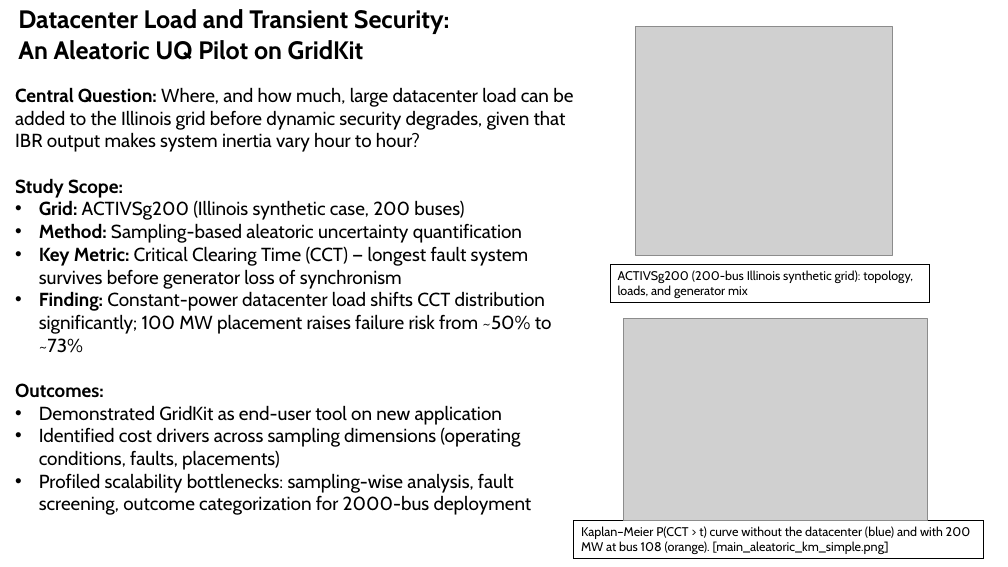
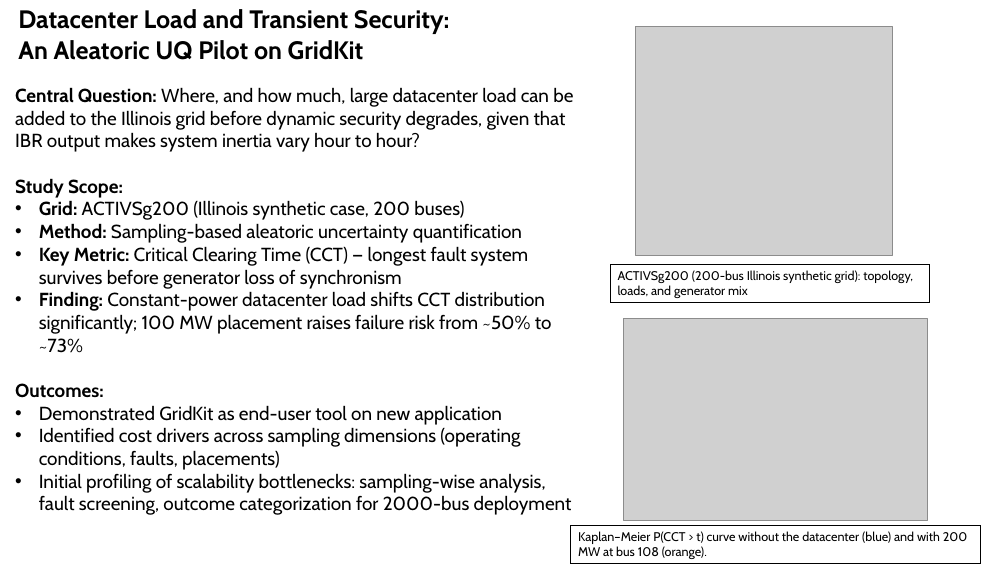
Before and after one commit to ORNL/GridKit, a slide deck: slide 1 of uq-usecase/work-notes/tex-report/slides.pptx. Drawn at 1008x567 pixels with LibreOffice and Linux fonts; fonts in the diff are those of the drawing; grey boxes stand for pictures. Boxes give left, top, right and bottom in pixels: in the first picture for what was removed or moved away, otherwise in the second. Text is boxed around its words. In the diff, an @@ line names an element or a change of style, - is before the commit and + after.

```diff
--- a/uq-usecase/work-notes/tex-report/slides.pptx
+++ b/uq-usecase/work-notes/tex-report/slides.pptx
@@ text at [39, 473, 572, 515]: text changed @@
-• Profiled scalability bottlenecks: sampling-wise analysis, fault screening, outcome categorization for 2000-bus deployment
+• Initial profiling of scalability bottlenecks: sampling-wise analysis, fault screening, outcome categorization for 2000-bus deployment
@@ rectangle "Kaplan–Meier P(CCT > t) curve ...": place and size @@
-rectangle "Kaplan–Meier P(CCT > t) curve ..." at [574, 521, 984, 559]
+rectangle "Kaplan–Meier P(CCT > t) curve ..." at [571, 526, 981, 563]
@@ text in rectangle at [578, 531, 968, 559]: text changed @@
-Kaplan–Meier P(CCT > t) curve without the datacenter (blue) and with 200 MW at bus 108 (orange). [main_aleatoric_km_simple.png]
+Kaplan–Meier P(CCT > t) curve without the datacenter (blue) and with 200 MW at bus 108 (orange).
```
Also in this commit, not shown: 2 other slides changed, 1 slide removed, 1 other file.
